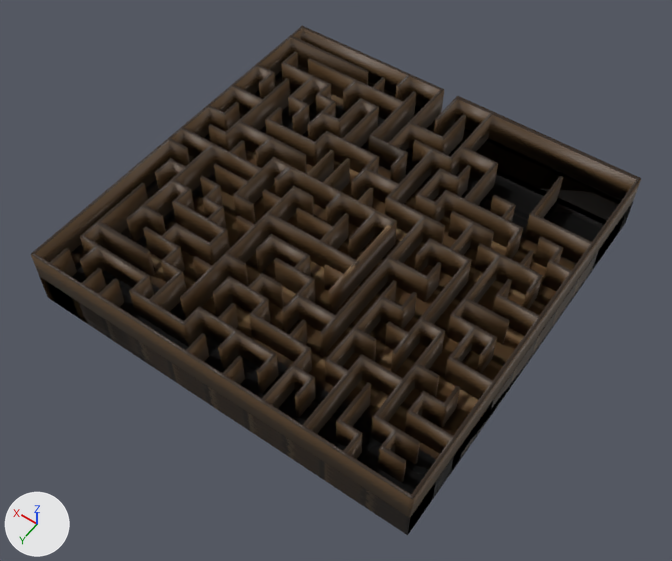
An edit to the Blender file assets/3d/maze/maze.blend, drawn before and after from the same camera.
Rendered twice from a 50 mm camera at (-20.3, 29.4, 42.6) aimed at (-0.7, 1.9, -0.5). Lighting does not change. The marker at lower left points along +X, +Y and +Z.

Names of what the first picture shows: 'Cube-col'.
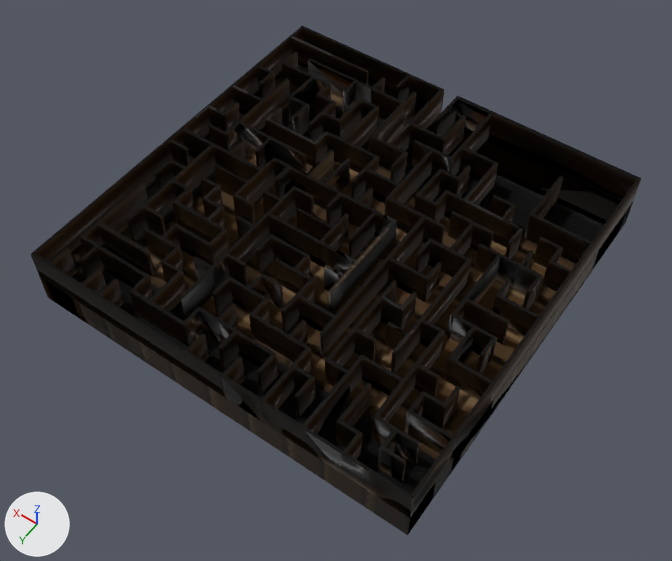
Where the change shows, as pixel boxes (x1, y1, x2, y2) in the pictures (672 x 561 px):
'Cube-col', surface changed (brown to black): (31, 26, 641, 520) in both

Diff of the bpy script that builds the scene:
```diff
--- a/assets/3d/maze/maze.blend.py
+++ b/assets/3d/maze/maze.blend.py
@@ mat_material_002 @@
 n3 = _N.new('ShaderNodeMapping'); n3.name = 'Mapping'
-n3.inputs[3].default_value = (8.7, 2.9, 1.0)  # 'Scale'
+n3.inputs[3].default_value = (11.4, 12.4, 15.9)  # 'Scale'
 n4 = _N.new('ShaderNodeTexCoord'); n4.name = 'Texture Coordinate'
+n5 = _N.new('ShaderNodeTexImage'); n5.name = 'Image Texture.001'
+n5.image = img_normalmap_png
+n6 = _N.new('ShaderNodeNormalMap'); n6.name = 'Normal Map'
+n6.inputs[0].default_value = 10.0  # 'Strength'
 _L.new(n0.outputs[0], n1.inputs[0])  # 'BSDF' to 'Surface'
@@ mat_material_002 @@
 n0 = _N.new('ShaderNodeBsdfPrincipled'); n0.name = 'Principled BSDF'
 _L.new(n4.outputs[2], n3.inputs[0])  # 'UV' to 'Vector'
+_L.new(n5.outputs[0], n6.inputs[1])  # 'Color' to 'Color'
+_L.new(n6.outputs[0], n0.inputs[5])  # 'Normal' to 'Normal'
```
